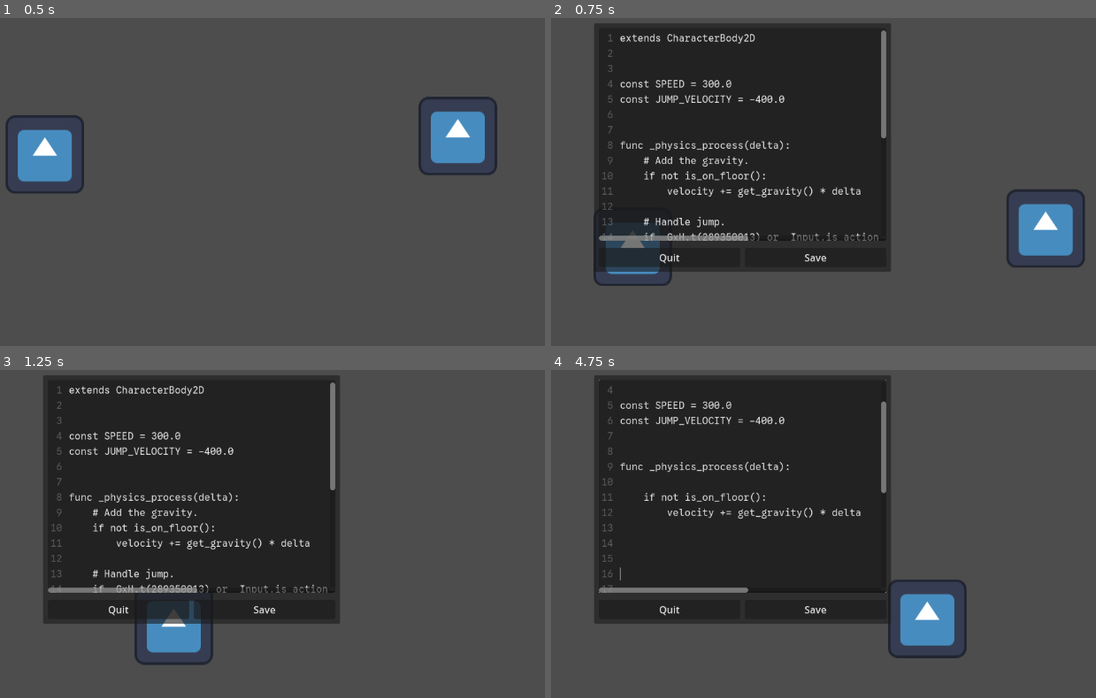
Above: before the commit, frames 1-4 (two rows, left to right).
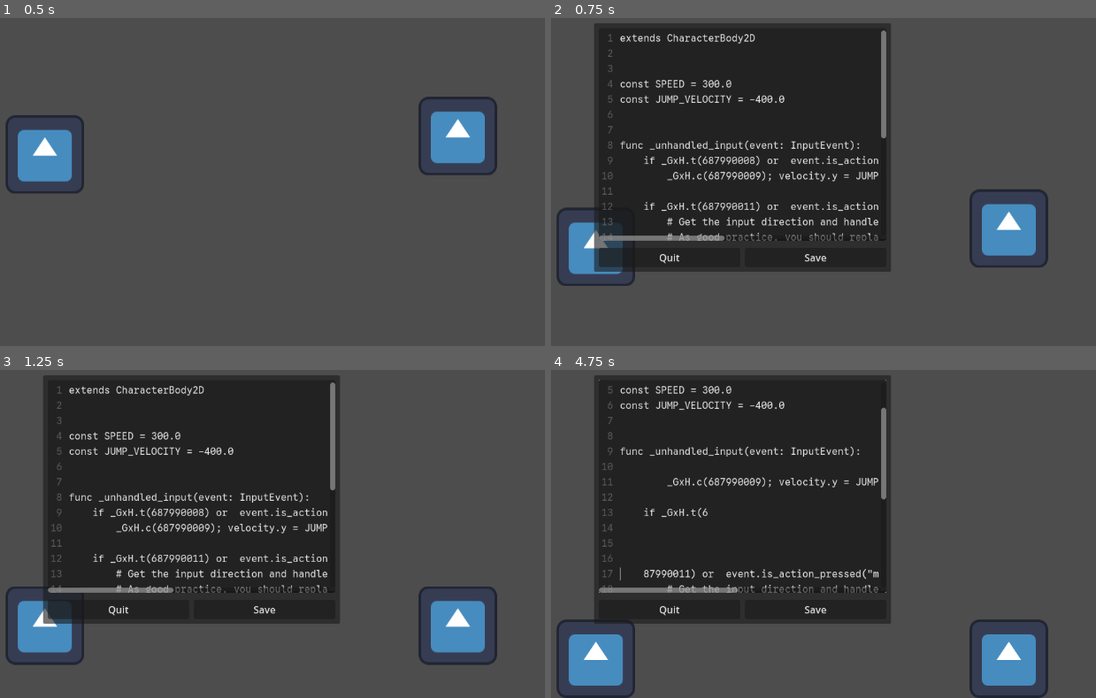
Above: after the commit, the same moments.

Repository: weedleeedle/self-coding-game-prototype
Game: Godot game, scene res://main.tscn
Two runs of this game, one before a commit and one after it. Both use one fixed random seed, a clock stepped at 60 frames per second and the inputs below. The engine's default icon, where the game draws it, is replaced by a stand-in: a white triangle on a blue panel in a dark square.
Inputs (mouse positions are in pixels of both pictures, inside the frame that each line leads up to):
- Up to frame 1 (0.5 s): no input
- Up to frame 2 (0.75 s): tap Enter (ui_accept) at 0.5 s; move the mouse to (594, 159) at 0.52 s; press the mouse at (594, 159) at 0.53 s; hold Right (ui_right) from 0.53 s (still down)
- Up to frame 3 (1.25 s): keep holding Right (ui_right); tap Enter (ui_accept) at 0.77, 0.8, 1.07 s
- Up to frame 4 (4.75 s): move the mouse to (600, 520) at 1.27 s; release the mouse at (600, 520) at 1.28 s; tap Enter (ui_accept) at 1.35, 1.52, 1.82, 2.3, 3.02, 3.32, 4.52 s; click (600, 520) at 1.55 s; move the mouse to (812, 412) at 2.02 s; release Right (ui_right) at 2.03 s; press the mouse at (812, 412) at 2.03 s; hold Left (ui_left) 2.03-2.78 s; move the mouse to (709, 579) at 2.77 s; release the mouse at (709, 579) at 2.78 s; hold Right (ui_right) 2.78-4.28 s; click (709, 579) at 2.85 s; move the mouse to (954, 560) at 3.52 s; hold Enter (ui_accept) 3.53-4.28 s; move the mouse to (outside the picture) at 4.27 s; hold Left (ui_left) from 4.28 s (still down); click (outside the picture) at 4.35 s

Frame 1 is identical in both runs. In frame 2, 7.2% of the frame differs, in the area x 0-98%, y 37-82%; in frame 3, 8.0%; in frame 4, 9.2%, in the area x 0-92%, y 4-100%.

Commit message:
Enhanced EditorManager functionality. You can change basically any script now!!!
Also tested it on an export! There's a few limitations, but otherwise it
just works. That's awesome.

Diff:
--- a/codable_component/codable_component.gd
+++ b/codable_component/codable_component.gd
@@ -5,4 +5,5 @@
 
 func _on_input_event(_viewport: Node, event: InputEvent, _shape_idx: int) -> void:
 	if event.is_action_pressed("edit"):
+		print(edited_script)
 		EditorManager.edit_script(edited_script)
--- a/editor_manager/editor_manager.gd
+++ b/editor_manager/editor_manager.gd
@@ -15,10 +15,12 @@
 
 	var new_script = code_editor.edited_script
 	var script_owners: Array[Node] = []
-	for node in get_tree().root.get_child(-1).find_children("*"):
-		if new_script.instance_has(node):
-			node.set_script(null)
-			script_owners.push_back(node)
+	for child in get_tree().root.find_children("*", "", true, false):
+		if new_script.instance_has(child):
+			print(child)
+			child.set_script(null)
+			script_owners.push_back(child)
+
 
 	new_script.reload()
 	for script_owner in script_owners:
--- a/project.godot
+++ b/project.godot
@@ -26,6 +26,21 @@
 "events": [Object(InputEventMouseButton,"resource_local_to_scene":false,"resource_name":"","device":-1,"window_id":0,"a …(258 unchanged characters)…
 ]
 }
+move_left={
+"deadzone": 0.2,
+"events": [Object(InputEventKey,"resource_local_to_scene":false,"resource_name":"","device":-1,"window_id":0,"alt_pressed":false,"shift_pressed":false,"ctrl_pressed":false,"meta_pressed":false,"pressed":false,"keycode":0,"physical_keycode":65,"key_label":0,"unicode":97,"location":0,"echo":false,"script":null)
+]
+}
+move_right={
+"deadzone": 0.2,
+"events": [Object(InputEventKey,"resource_local_to_scene":false,"resource_name":"","device":-1,"window_id":0,"alt_pressed":false,"shift_pressed":false,"ctrl_pressed":false,"meta_pressed":false,"pressed":false,"keycode":0,"physical_keycode":68,"key_label":0,"unicode":100,"location":0,"echo":false,"script":null)
+]
+}
+jump={
+"deadzone": 0.2,
+"events": [Object(InputEventKey,"resource_local_to_scene":false,"resource_name":"","device":-1,"window_id":0,"alt_pressed":false,"shift_pressed":false,"ctrl_pressed":false,"meta_pressed":false,"pressed":false,"keycode":0,"physical_keycode":32,"key_label":0,"unicode":32,"location":0,"echo":false,"script":null)
+]
+}
 
 [rendering]
 
--- a/test_character/test_character.gd
+++ b/test_character/test_character.gd
@@ -5,21 +5,21 @@
 const JUMP_VELOCITY = -400.0
 
 
+func _unhandled_input(event: InputEvent):
+	if event.is_action_pressed("ui_accept") and is_on_floor():
+		velocity.y = JUMP_VELOCITY
+
+	if event.is_action_pressed("move_left") or event.is_action_pressed("move_right"):
+		# Get the input direction and handle the movement/deceleration.
+		# As good practice, you should replace UI actions with custom gameplay actions.
+		var direction = Input.get_axis("move_left", "move_right")
+		velocity.x = direction * SPEED
+	else:
+		velocity.x = move_toward(velocity.x, 0, SPEED)
+
 func _physics_process(delta):
 	# Add the gravity.
 	if not is_on_floor():
 		velocity += get_gravity() * delta
 
-	# Handle jump.
-	if Input.is_action_just_pressed("ui_accept") and is_on_floor():
-		velocity.y = JUMP_VELOCITY
-
-	# Get the input direction and handle the movement/deceleration.
-	# As good practice, you should replace UI actions with custom gameplay actions.
-	var direction = Input.get_axis("ui_left", "ui_right")
-	if direction:
-		velocity.x = direction * SPEED
-	else:
-		velocity.x = move_toward(velocity.x, 0, SPEED)
-
 	move_and_slide()
Not shown, added: export_presets.cfg
Not shown, changed: .gitignore
